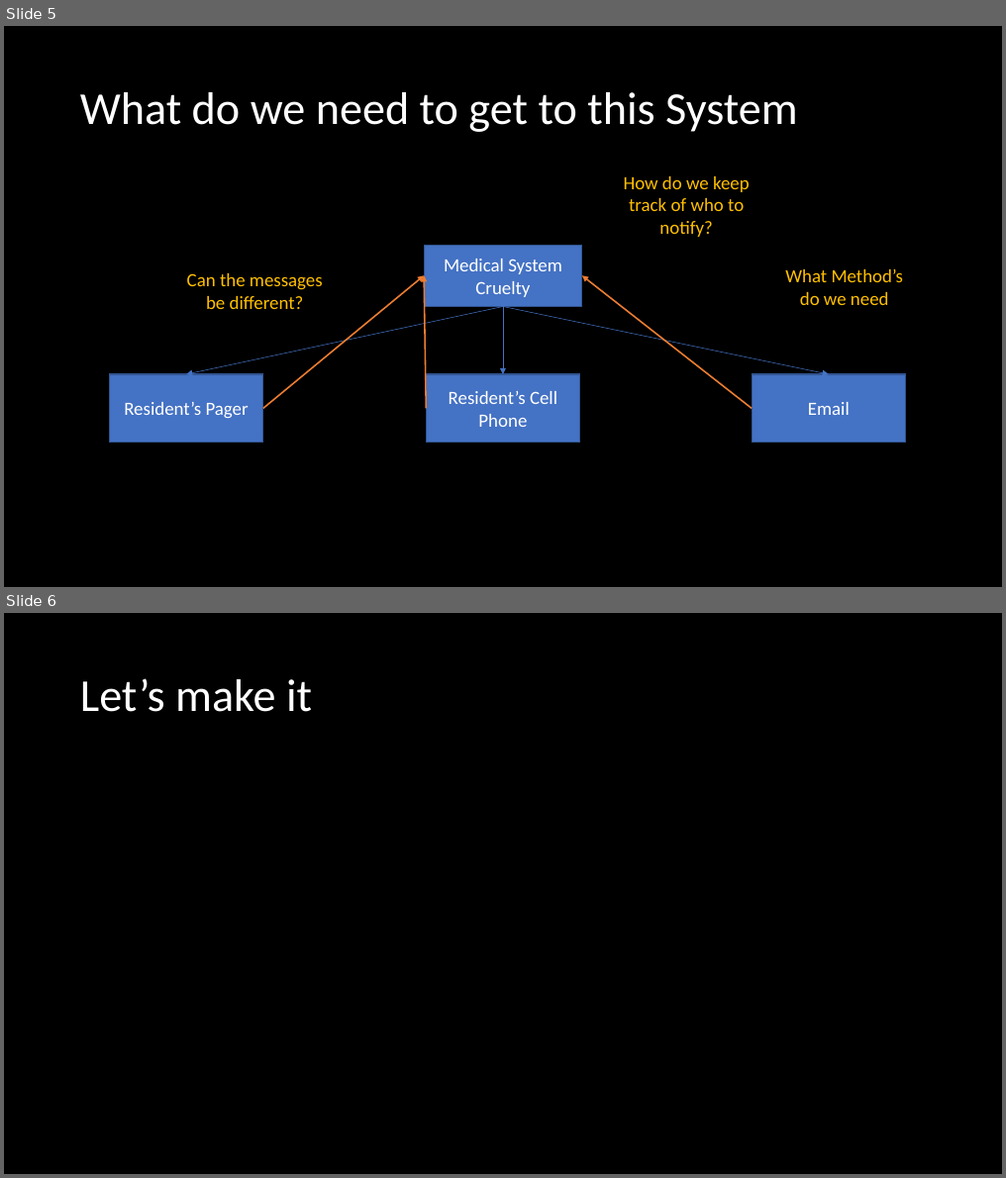
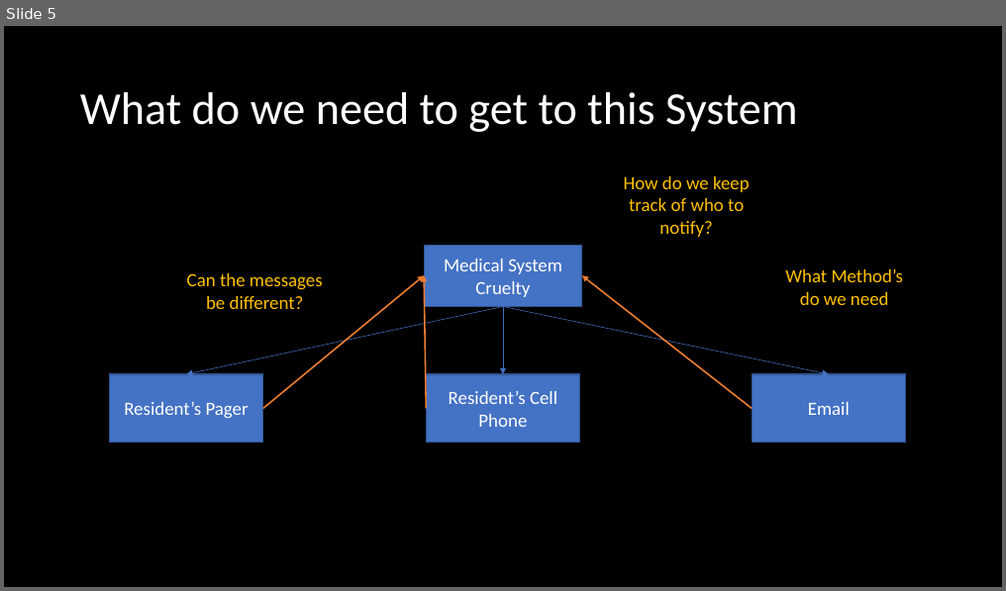
Before and after one commit to microsoft/Flash_University, a slide deck: CLR_via_CSharp/Chapter 11 - Events/Events.pptx. Shown one above the other, each under a label of ours: slides 5 and 6 before the commit, slide 5 after it. The pictures are 1006x1178 and 1006x591 pixels, drawn with LibreOffice and Linux fonts; fonts in the diff are those of the drawing. Boxes give left, top, right and bottom in pixels: in the first picture for what was removed or moved away, otherwise in the second. Text is boxed around its words. In the diff, an @@ line names an element or a change of style, - is before the commit and + after.

```diff
--- a/CLR_via_CSharp/Chapter 11 - Events/Events.pptx
+++ b/CLR_via_CSharp/Chapter 11 - Events/Events.pptx
@@ slide 6 removed at (x1=4, y1=613, x2=1002, y2=1174), background #000000 @@
@@ title removed at (x1=80, y1=678, x2=312, y2=712) @@
-Let’s make it
```
Also in this commit, not shown: 5 slides added, 8 other files.
